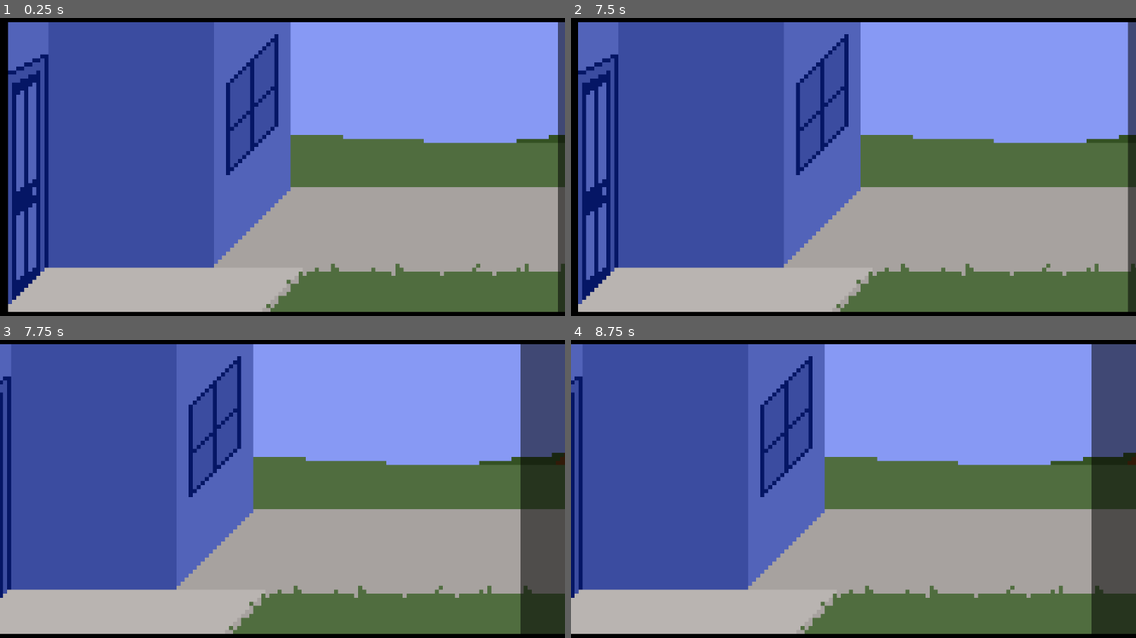
Above: before the commit, frames 1-4 (two rows, left to right).
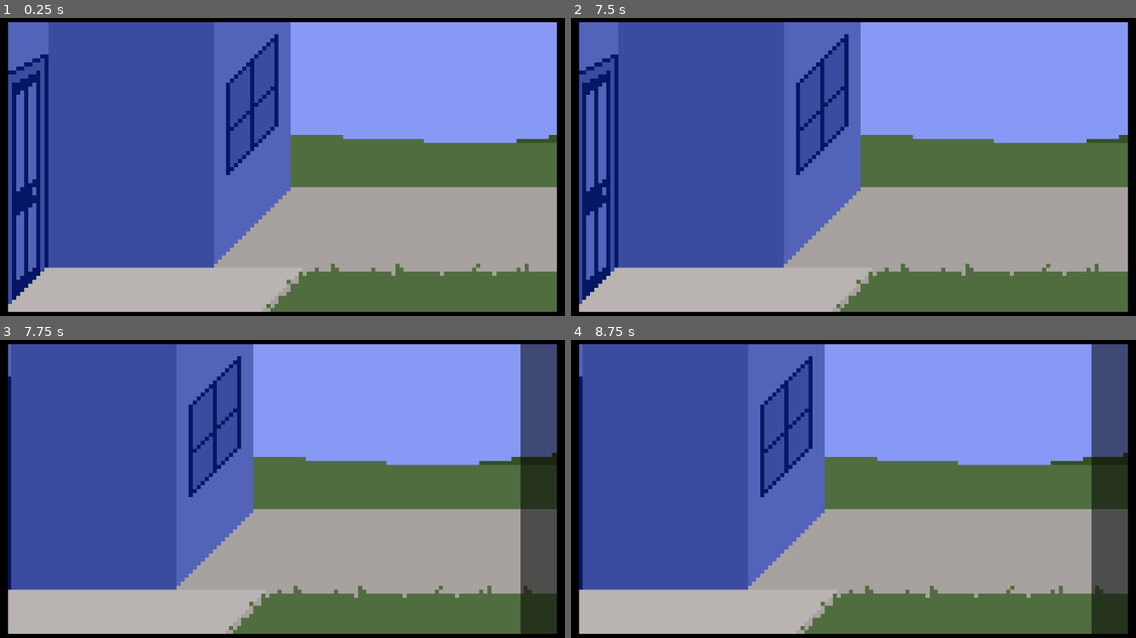
Above: after the commit, the same moments.

Repository: lthammond/CS315-midterm-Halfway_There
Game: Godot game, scene res://src/FrontYard.tscn
The game is run twice, just before and just after one commit, with the same random seed, the same clock (stepped at 60 frames per second) and the same inputs. This scene is started directly instead of the project's main scene.
Inputs:
- Up to frame 1 (0.25 s): no input
- Up to frame 2 (7.5 s): tap Enter at 0.5, 2, 3.5 s; hold Up (interact) 0.53-1.28 s; hold Right (move_right) 0.53-2.03 s; tap Space at 1.25, 2.75, 4.25 s; tap Up (interact) every 1.5 s from 1.35 to 7.35 s; hold Up (interact) 2.03-2.78 s; hold Left (move_left) 2.03-4.28 s; hold Up (interact) 3.53-4.28 s; hold Right (move_right) from 4.28 s (still down); hold Up (interact) 5.03-5.78 s; hold Up (interact) 6.53-7.28 s
- Up to frame 3 (7.75 s): keep holding Right (move_right)
- Up to frame 4 (8.75 s): release Right (move_right) at 8.03 s; hold Left (move_left) from 8.03 s (still down); hold Up (interact) from 8.03 s (still down)

The runs differ from the first frame. In frame 1, 1.5% of the frame differs, in the area x 98-100%, y 1-99%; in frame 2, 1.7%; in frame 3, 2.9%, in the area x 0-100%, y 1-99%; in frame 4, 2.9%.

Commit message:
Refactor HUD in scenes

Diff:
--- a/project/src/Bedroom.tscn
+++ b/project/src/Bedroom.tscn
@@ -7,7 +7,7 @@
 [ext_resource path="res://assets/fonts/PressStart2P-Regular.ttf" type="DynamicFontData" id=5]
 [ext_resource path="res://src/Interactable.tscn" type="PackedScene" id=6]
 [ext_resource path="res://assets/sprites/calendar.png" type="Texture" id=7]
-[ext_resource path="res://assets/sprites/HUD.png" type="Texture" id=8]
+[ext_resource path="res://src/HUD.tscn" type="PackedScene" id=8]
 
 [sub_resource type="Animation" id=1]
 resource_name = "Fade_Dark"
@@ -167,10 +167,6 @@
 size = 21
 font_data = ExtResource( 5 )
 
-[sub_resource type="DynamicFont" id=5]
-size = 24
-font_data = ExtResource( 5 )
-
 [node name="Bedroom" type="Node2D"]
 script = ExtResource( 4 )
 
@@ -218,17 +214,7 @@
 scale = Vector2( 6.62392, 6.62392 )
 texture = ExtResource( 7 )
 
-[node name="HUD" type="Control" parent="."]
-margin_right = 40.0
-margin_bottom = 40.0
-__meta__ = {
-"_edit_use_anchors_": false
-}
-
-[node name="Border" type="Sprite" parent="HUD"]
-scale = Vector2( 8, 8 )
-texture = ExtResource( 8 )
-centered = false
+[node name="HUD" parent="." instance=ExtResource( 8 )]
 
 [node name="Dialog" type="Control" parent="HUD"]
 margin_left = 18.2689
@@ -272,16 +258,4 @@
 "_edit_use_anchors_": false
 }
 
-[node name="TaskCounterLabel" type="Label" parent="HUD"]
-visible = false
-margin_left = 866.11
-margin_top = 12.6112
-margin_right = 1130.11
-margin_bottom = 36.6112
-custom_fonts/font = SubResource( 5 )
-text = "Tasks:0/10"
-__meta__ = {
-"_edit_use_anchors_": false
-}
-
 [connection signal="start_interaction" from="Calendar" to="." method="_on_Calendar_start_interaction"]
--- a/project/src/FrontYard.tscn
+++ b/project/src/FrontYard.tscn
@@ -7,6 +7,7 @@
 [ext_resource path="res://assets/sprites/frontYardMailbox.png" type="Texture" id=5]
 [ext_resource path="res://src/Interactable.tscn" type="PackedScene" id=6]
 [ext_resource path="res://assets/sprites/package.png" type="Texture" id=7]
+[ext_resource path="res://src/HUD.tscn" type="PackedScene" id=8]
 
 [sub_resource type="Animation" id=1]
 resource_name = "Fade_Dark"
@@ -135,4 +136,6 @@
 scale = Vector2( 8, 8 )
 texture = ExtResource( 7 )
 
+[node name="HUD" parent="." instance=ExtResource( 8 )]
+
 [connection signal="start_interaction" from="Mailbox" to="." method="_on_Mailbox_start_interaction"]
--- a/project/src/Hallway.tscn
+++ b/project/src/Hallway.tscn
@@ -1,18 +1,14 @@
-[gd_scene load_steps=9 format=2]
+[gd_scene load_steps=8 format=2]
 
 [ext_resource path="res://assets/backgrounds/hallwayBackground.png" type="Texture" id=1]
 [ext_resource path="res://src/Door.tscn" type="PackedScene" id=2]
 [ext_resource path="res://src/Player.tscn" type="PackedScene" id=3]
 [ext_resource path="res://src/Hallway.gd" type="Script" id=4]
 [ext_resource path="res://assets/fonts/PressStart2P-Regular.ttf" type="DynamicFontData" id=5]
-[ext_resource path="res://assets/sprites/HUD.png" type="Texture" id=6]
+[ext_resource path="res://src/HUD.tscn" type="PackedScene" id=6]
 
 [sub_resource type="DynamicFont" id=1]
 size = 21
-font_data = ExtResource( 5 )
-
-[sub_resource type="DynamicFont" id=2]
-size = 24
 font_data = ExtResource( 5 )
 
 [node name="Hallway" type="Node2D"]
@@ -51,12 +47,7 @@
 limit_bottom = 640
 smoothing_enabled = true
 
-[node name="HUD" type="CanvasLayer" parent="."]
-
-[node name="Border" type="Sprite" parent="HUD"]
-scale = Vector2( 8, 8 )
-texture = ExtResource( 6 )
-centered = false
+[node name="HUD" parent="." instance=ExtResource( 6 )]
 
 [node name="Dialog" type="Control" parent="HUD"]
 margin_left = 18.2689
@@ -77,15 +68,3 @@
 __meta__ = {
 "_edit_use_anchors_": false
 }
-
-[node name="TaskCounterLabel" type="Label" parent="HUD"]
-visible = false
-margin_left = 866.11
-margin_top = 12.6112
-margin_right = 1130.11
-margin_bottom = 36.6112
-custom_fonts/font = SubResource( 2 )
-text = "Tasks:0/10"
-__meta__ = {
-"_edit_use_anchors_": false
-}
Not shown: 1 places in project/src/Bedroom.tscn that only renumber resources
Not shown: 1 places in project/src/FrontYard.tscn that only renumber resources
